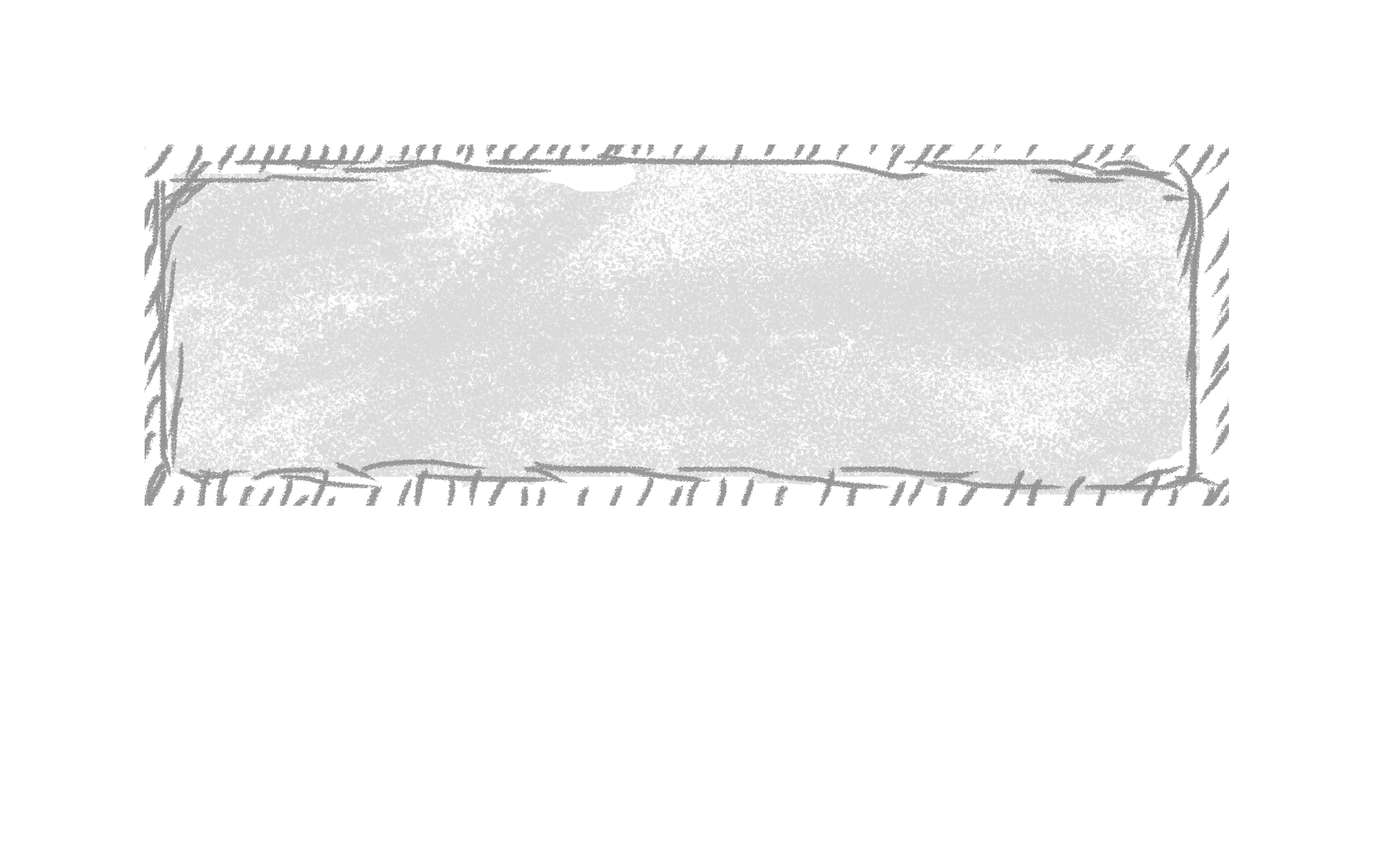
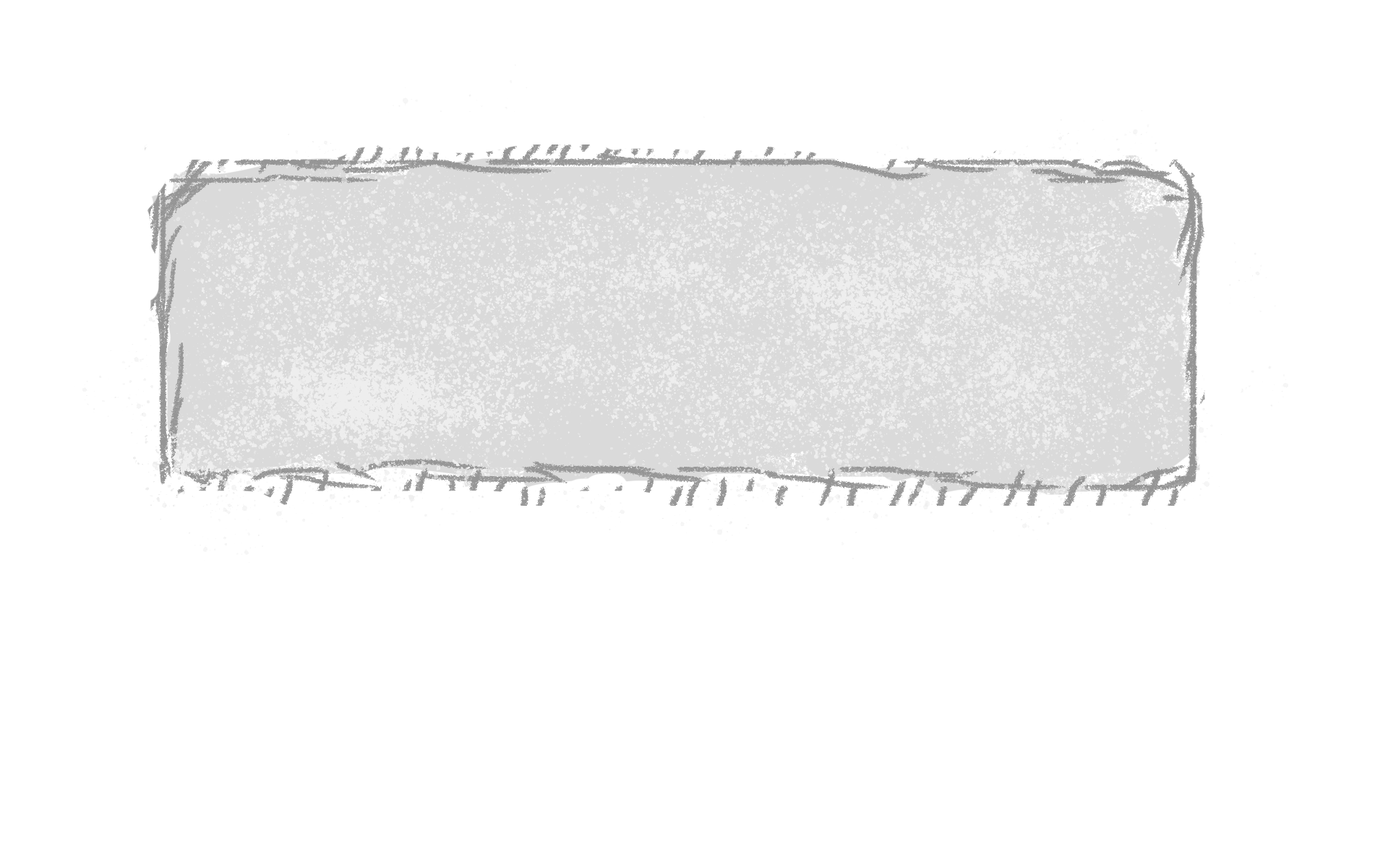
Layered file, before and after one edit (1388 × 867). Changes by layer:
painted on "图层 2" over [left=82, top=64, right=1288, bottom=563]
painted on "图层 1" over [left=151, top=144, right=1202, bottom=506]
